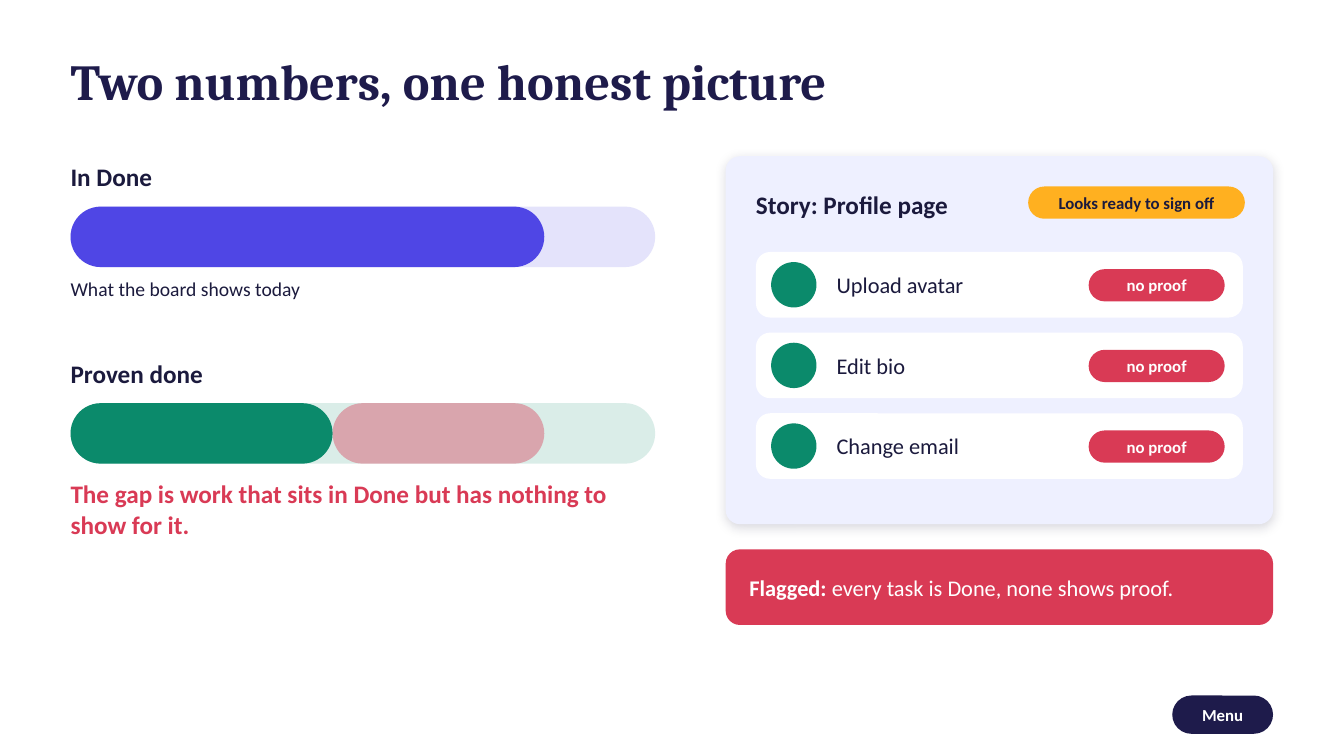
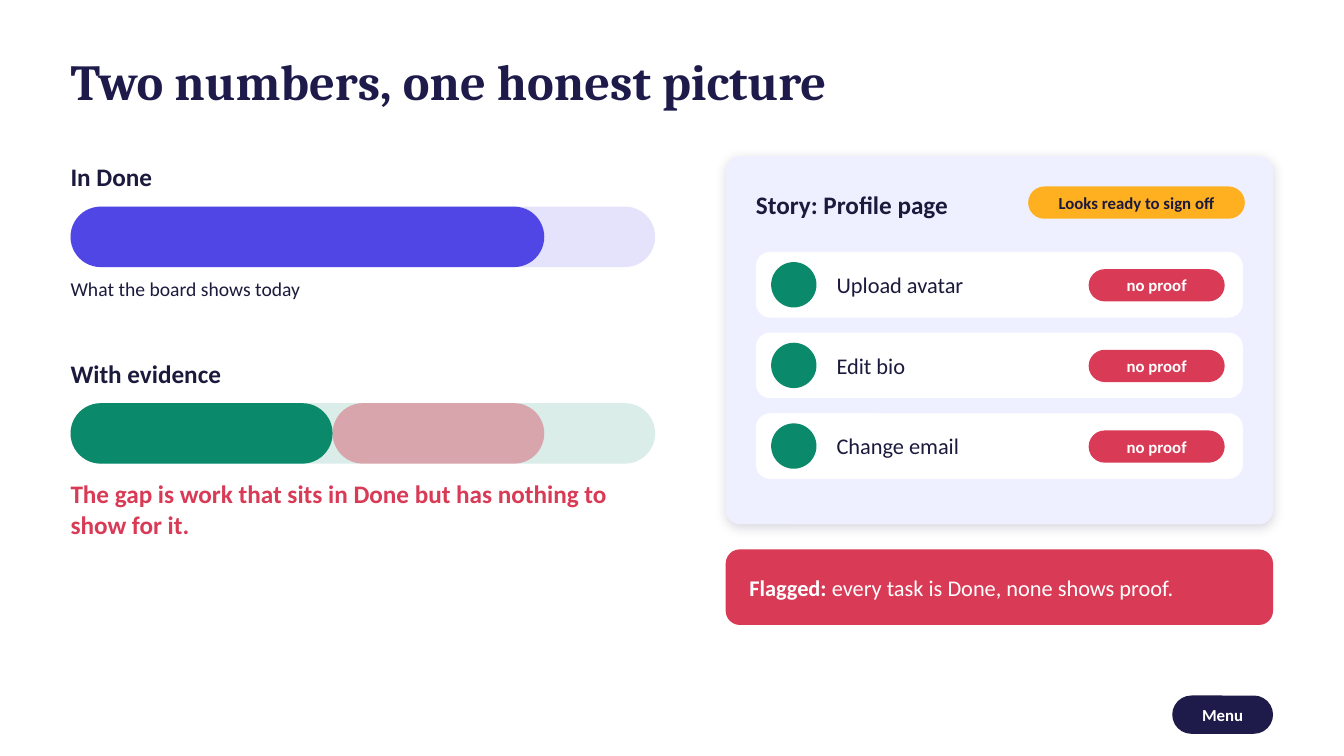
Before and after one commit to VukasinTheProgrammer/savkes-trello-mcp, a slide deck: slide 7 of docs/trello-mcp-team-story.pptx. Drawn at 1344x756 pixels with LibreOffice and Linux fonts; fonts in the diff are those of the drawing; background and template pictures are left out. Boxes give left, top, right and bottom in pixels: in the first picture for what was removed or moved away, otherwise in the second. Text is boxed around its words. In the diff, an @@ line names an element or a change of style, - is before the commit and + after.

```diff
--- a/docs/trello-mcp-team-story.pptx
+++ b/docs/trello-mcp-team-story.pptx
@@ text at [71,365,221,383]: text changed @@
-Proven done
+With evidence
```
Also in this commit, not shown: 2 other slides changed, 1 other file.
